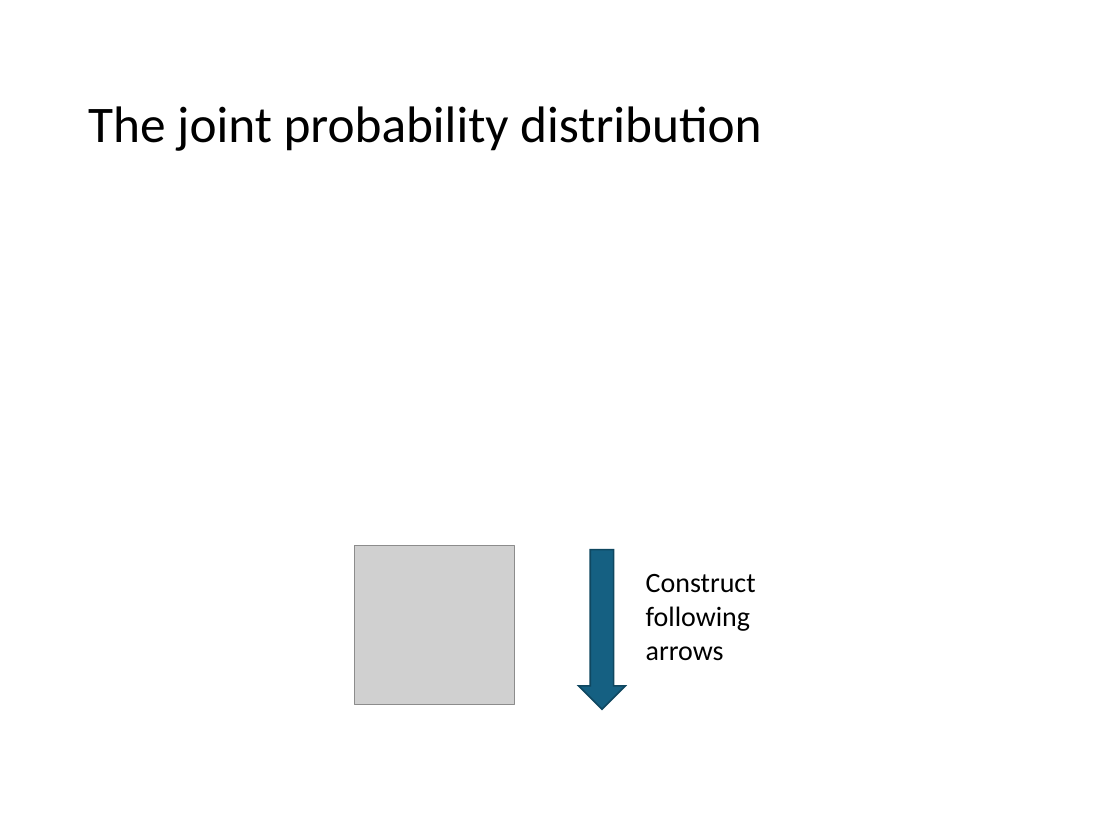
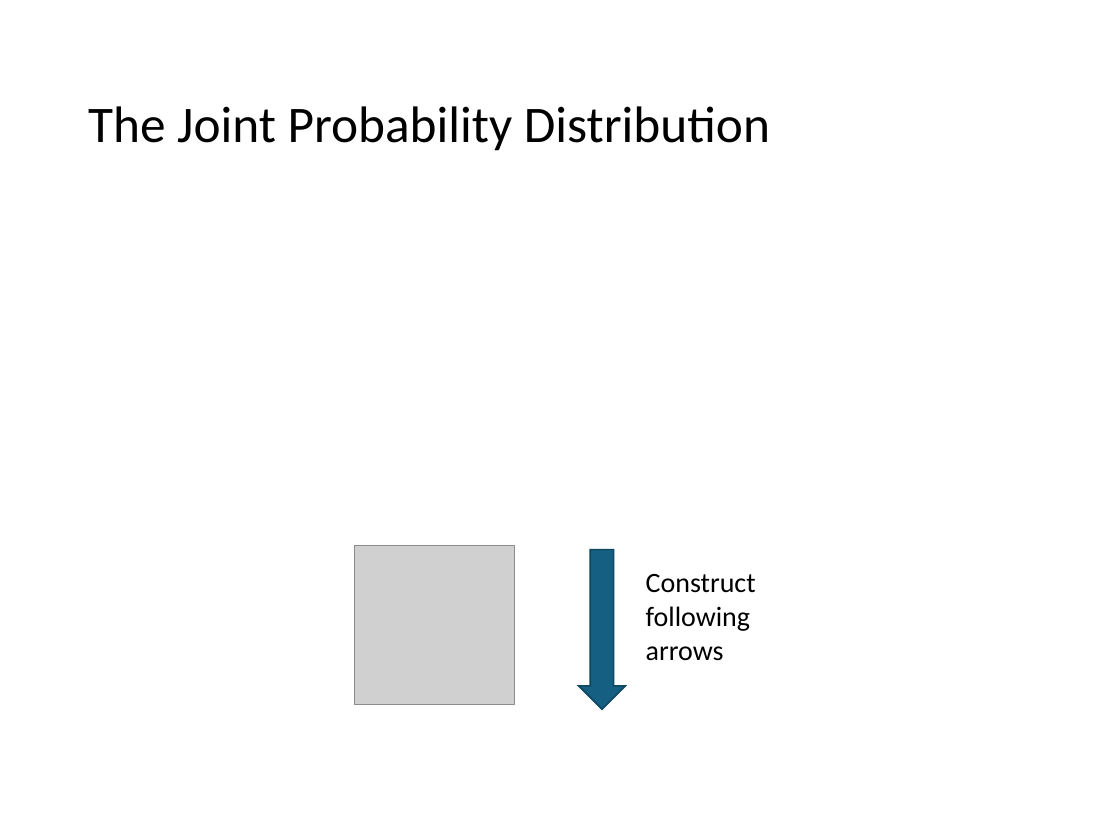
Before and after one commit to mhahsler/CS7320-AI, a slide deck: slide 13 of slides/13_bayes_nets.pptx. Drawn at 1120x840 pixels with LibreOffice and Linux fonts; fonts in the diff are those of the drawing; grey boxes stand for pictures. Boxes give left, top, right and bottom in pixels: in the first picture for what was removed or moved away, otherwise in the second. Text is boxed around its words. In the diff, an @@ line names an element or a change of style, - is before the commit and + after.

```diff
--- a/slides/13_bayes_nets.pptx
+++ b/slides/13_bayes_nets.pptx
@@ title at (88,106,770,151): text changed @@
-The joint probability distribution
+The Joint Probability Distribution
```
Also in this commit, not shown: 27 other slides changed, 3 other files.
